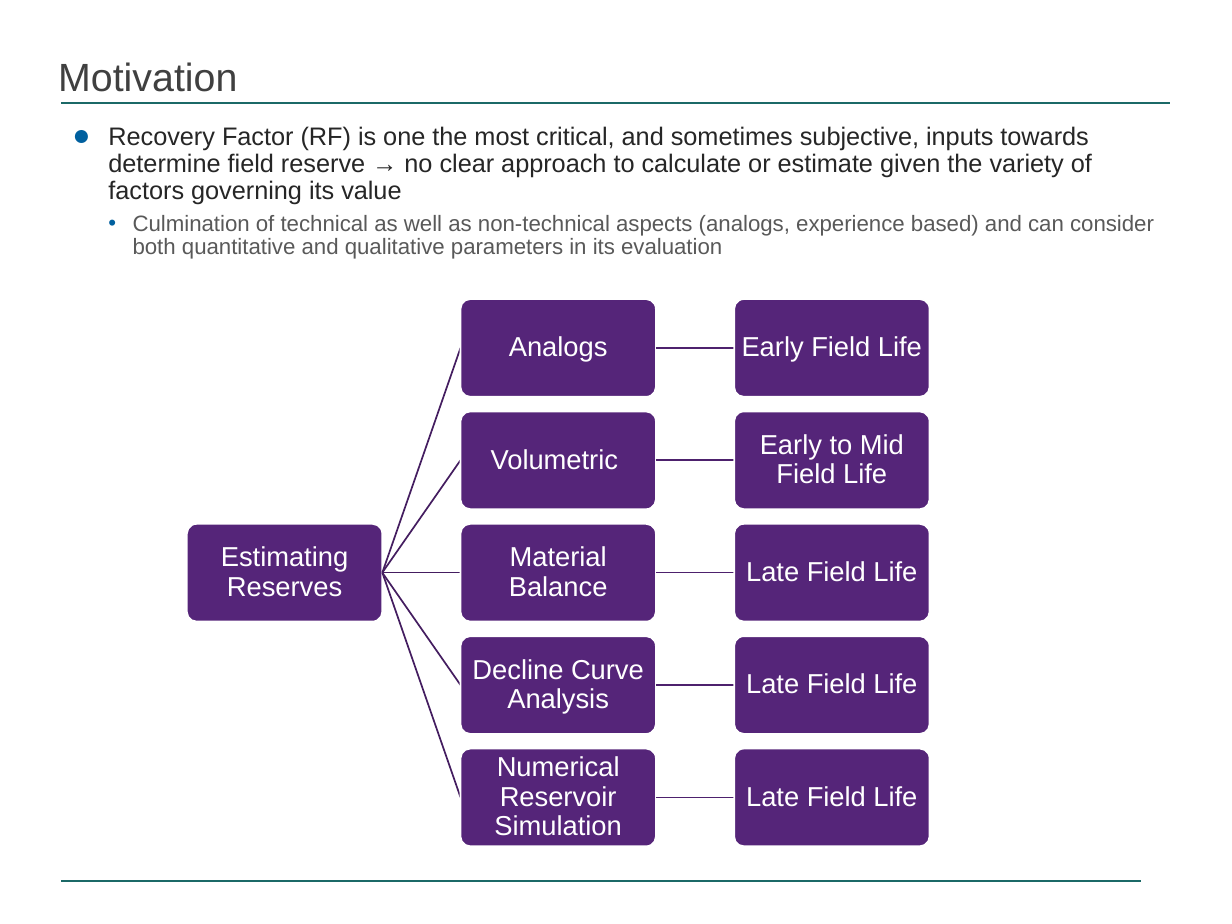
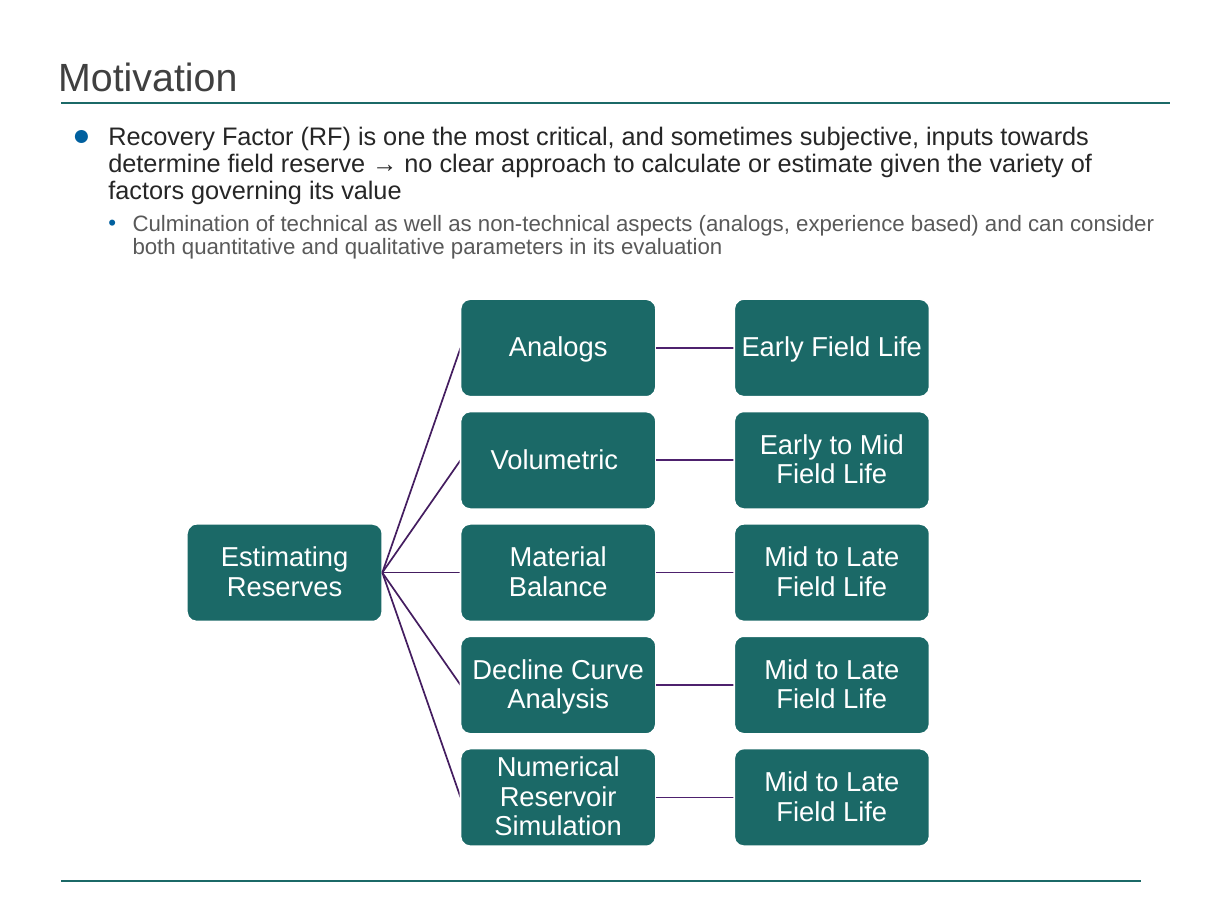
Before and after one commit to munishkumar-gh/munishkumar-gh.github.io, a slide deck: slide 3 of SPE_Paper/Prediction of Recovery Factor using Machine Learning Methods.pptx. Drawn at 1232x924 pixels with LibreOffice and Linux fonts; fonts in the diff are those of the drawing; background and template pictures are left out. Boxes give left, top, right and bottom in pixels: in the first picture for what was removed or moved away, otherwise in the second. Text is boxed around its words. In the diff, an @@ line names an element or a change of style, - is before the commit and + after.

```diff
--- a/SPE_Paper/Prediction of Recovery Factor using Machine Learning Methods.pptx
+++ b/SPE_Paper/Prediction of Recovery Factor using Machine Learning Methods.pptx
@@ text at box(764, 546, 899, 597): text changed @@
-Late Field Life
+Mid to Late Field Life
@@ text at box(764, 659, 899, 709): text changed @@
-Late Field Life
+Mid to Late Field Life
@@ fill #552579 to #1B6967 in 11 elements at box(187, 524, 383, 621), box(461, 299, 657, 397), box(734, 299, 930, 397), box(461, 411, 657, 509), box(734, 411, 930, 509), box(461, 524, 657, 621), box(734, 524, 930, 621), box(461, 636, 657, 733), box(734, 636, 930, 733), box(461, 749, 657, 846), box(734, 749, 930, 846) @@
@@ text at box(764, 771, 899, 822): text changed @@
-Late Field Life
+Mid to Late Field Life
```
Also in this commit, not shown: 11 other slides changed, 5 slides added, 2 slides removed, 11 other files.
